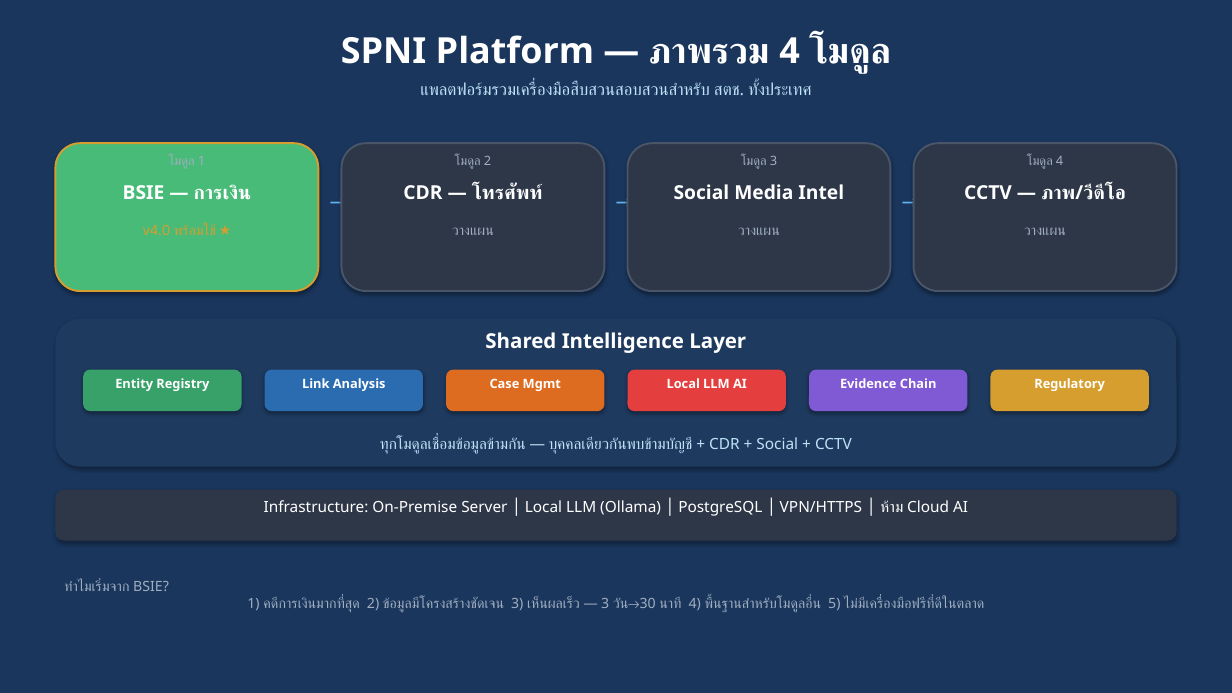
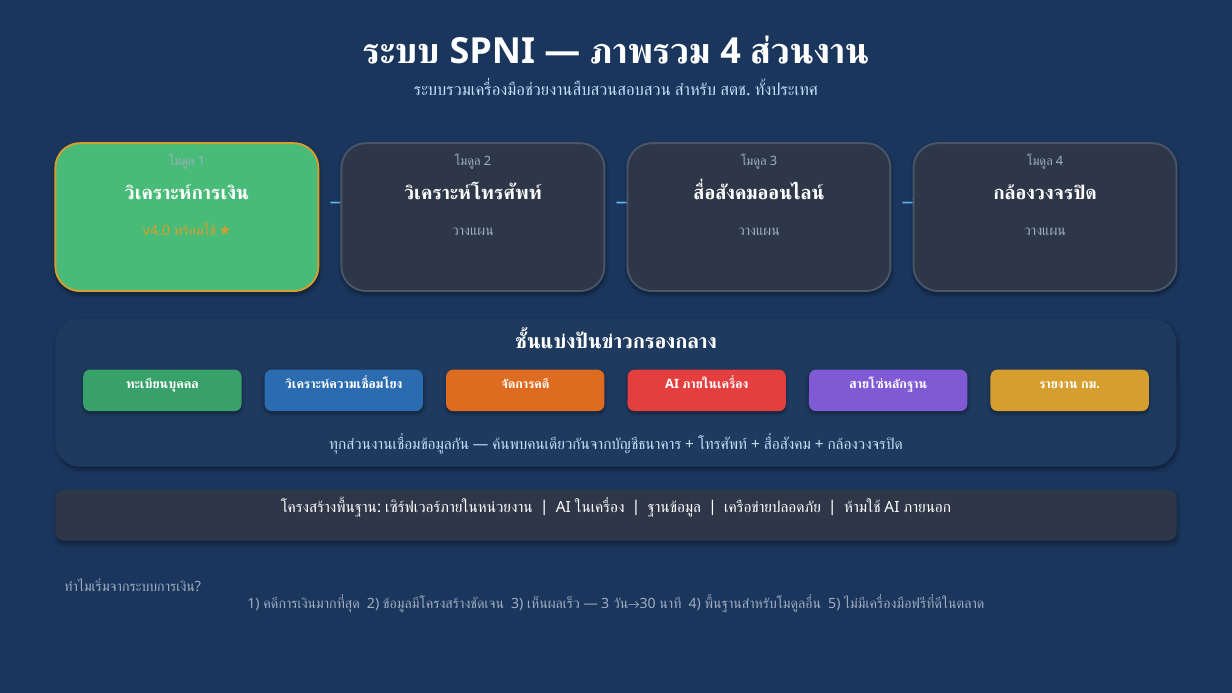
Before and after one commit to numsarai/Saraithong-BSIE, a slide deck: slide 2 of docs/SPNI_BSIE_Presentation.pptx. Drawn at 1232x693 pixels with LibreOffice and Linux fonts; fonts in the diff are those of the drawing. Boxes give left, top, right and bottom in pixels: in the first picture for what was removed or moved away, otherwise in the second. Text is boxed around its words. In the diff, an @@ line names an element or a change of style, - is before the commit and + after.

```diff
--- a/docs/SPNI_BSIE_Presentation.pptx
+++ b/docs/SPNI_BSIE_Presentation.pptx
@@ text at (363,35,869,64): text changed @@
-SPNI Platform — ภาพรวม 4 โมดูล
+ระบบ SPNI — ภาพรวม 4 ส่วนงาน
@@ text at (414,82,818,95): text changed @@
-แพลตฟอร์มรวมเครื่องมือสืบสวนสอบสวนสำหรับ สตช. ทั้งประเทศ
+ระบบรวมเครื่องมือช่วยงานสืบสวนสอบสวน สำหรับ สตช. ทั้งประเทศ
@@ text at (125,184,249,200): text changed @@
-BSIE — การเงิน
+วิเคราะห์การเงิน
@@ text at (404,184,541,200): text changed @@
-CDR — โทรศัพท์
+วิเคราะห์โทรศัพท์
@@ text at (693,184,823,200): text changed @@
-Social Media Intel
+สื่อสังคมออนไลน์
@@ text at (993,184,1096,200): text changed @@
-CCTV — ภาพ/วีดีโอ
+กล้องวงจรปิด
@@ text at (515,332,717,349): text changed @@
-Shared Intelligence Layer
+ชั้นแบ่งปันข่าวกรองกลาง
@@ text at (126,378,199,392): text changed @@
-Entity Registry
+ทะเบียนบุคคล
@@ text at (285,378,402,388): text changed @@
-Link Analysis
+วิเคราะห์ความเชื่อมโยง
@@ text at (501,378,549,388): text changed @@
-Case Mgmt
+จัดการคดี
@@ text at (665,378,748,388): text changed @@
-Local LLM AI
+AI ภายในเครื่อง
@@ text at (849,378,927,392): text changed @@
-Evidence Chain
+สายโซ่หลักฐาน
@@ text at (1039,381,1100,388): text changed @@
-Regulatory
+รายงาน กม.
@@ text at (329,437,903,454): text changed @@
-ทุกโมดูลเชื่อมข้อมูลข้ามกัน — บุคคลเดียวกันพบข้ามบัญชี + CDR + Social + CCTV
+ทุกส่วนงานเชื่อมข้อมูลกัน — ค้นพบคนเดียวกันจากบัญชีธนาคาร + โทรศัพท์ + สื่อสังคม + กล้องวงจรปิด
@@ text at (281,500,951,517): text changed @@
-Infrastructure: On-Premise Server │ Local LLM (Ollama) │ PostgreSQL │ VPN/HTTPS │ ห้าม Cloud AI
+โครงสร้างพื้นฐาน: เซิร์ฟเวอร์ภายในหน่วยงาน │ AI ในเครื่อง │ ฐานข้อมูล │ เครือข่ายปลอดภัย │ ห้ามใช้ AI ภายนอก
@@ text at (64,580,984,612): text changed @@
-ทำไมเริ่มจาก BSIE?
-1) คดีการเงินมากที่สุด 2) ข้อมูลมีโครงสร้างชัดเจน 3) เห็นผลเร็ว — 3 วัน→30 นาที 4) พื้นฐานสำหรับโมดูลอื่น 5) ไม่มีเครื่องมือฟรีที่ดีในตลาด
+ทำไมเริ่มจากระบบการเงิน?
+1) คดีการเงินมากที่สุด 2) ข้อมูลมีโครงสร้างชัดเจน 3) เห็นผลเร็ว — 3 วัน→30 นาที 4) พื้นฐานสำหรับโมดูลอื่น 5) ไม่มีเครื่องมือฟรีที่ดีในตลาด
```
Also in this commit, not shown: 20 other slides changed, 2 other files.
